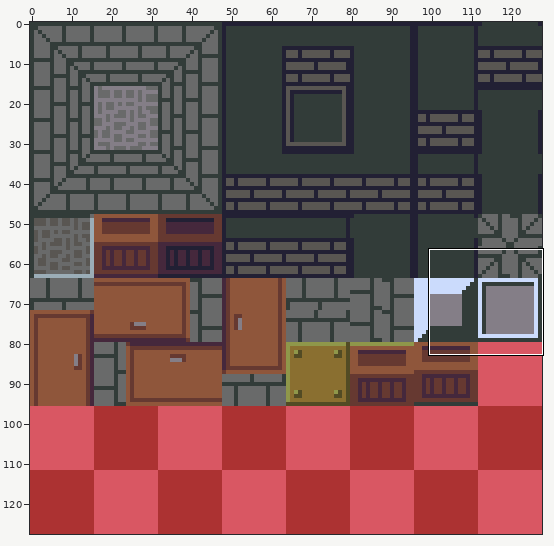
Edited in one commit: sprite sheet (graphics/level_tiles.png). Above, an overview of the earlier version with the close-up marked.
Close-up. Earlier state:
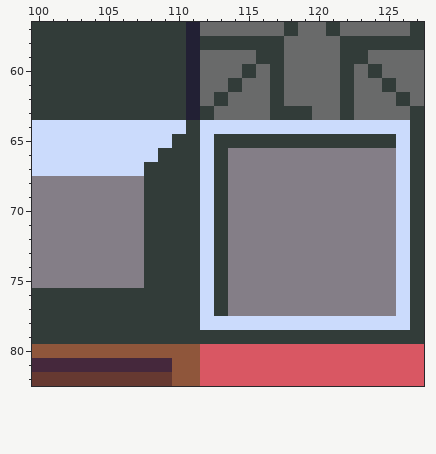
The file is 128x128 pixels. Shown: x 100..127, y 57..82.
Now the later version:
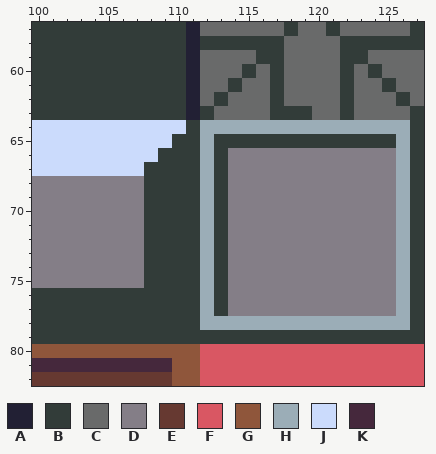
Palette (. is transparent): A #222034  B #323c39  C #696a6a  D #847e87  E #663931  F #d95763  G #8f563b  H #9badb7  J #cbdbfc  K #45283c
Difference:
{"y":64,"x":112,"old":"JJJJJJJJJJJJJJJ","new":"HHHHHHHHHHHHHHH"}
{"y":65,"x":112,"old":"J","new":"H"}
{"y":65,"x":126,"old":"J","new":"H"}
{"y":66,"x":112,"old":"J","new":"H"}
{"y":66,"x":126,"old":"J","new":"H"}
{"y":67,"x":112,"old":"J","new":"H"}
{"y":67,"x":126,"old":"J","new":"H"}
{"y":68,"x":112,"old":"J","new":"H"}
{"y":68,"x":126,"old":"J","new":"H"}
{"y":69,"x":112,"old":"J","new":"H"}
{"y":69,"x":126,"old":"J","new":"H"}
{"y":70,"x":112,"old":"J","new":"H"}
{"y":70,"x":126,"old":"J","new":"H"}
{"y":71,"x":112,"old":"J","new":"H"}
{"y":71,"x":126,"old":"J","new":"H"}
{"y":72,"x":112,"old":"J","new":"H"}
{"y":72,"x":126,"old":"J","new":"H"}
{"y":73,"x":112,"old":"J","new":"H"}
{"y":73,"x":126,"old":"J","new":"H"}
{"y":74,"x":112,"old":"J","new":"H"}
{"y":74,"x":126,"old":"J","new":"H"}
{"y":75,"x":112,"old":"J","new":"H"}
{"y":75,"x":126,"old":"J","new":"H"}
{"y":76,"x":112,"old":"J","new":"H"}
{"y":76,"x":126,"old":"J","new":"H"}
{"y":77,"x":112,"old":"J","new":"H"}
{"y":77,"x":126,"old":"J","new":"H"}
{"y":78,"x":112,"old":"JJJJJJJJJJJJJJJ","new":"HHHHHHHHHHHHHHH"}
